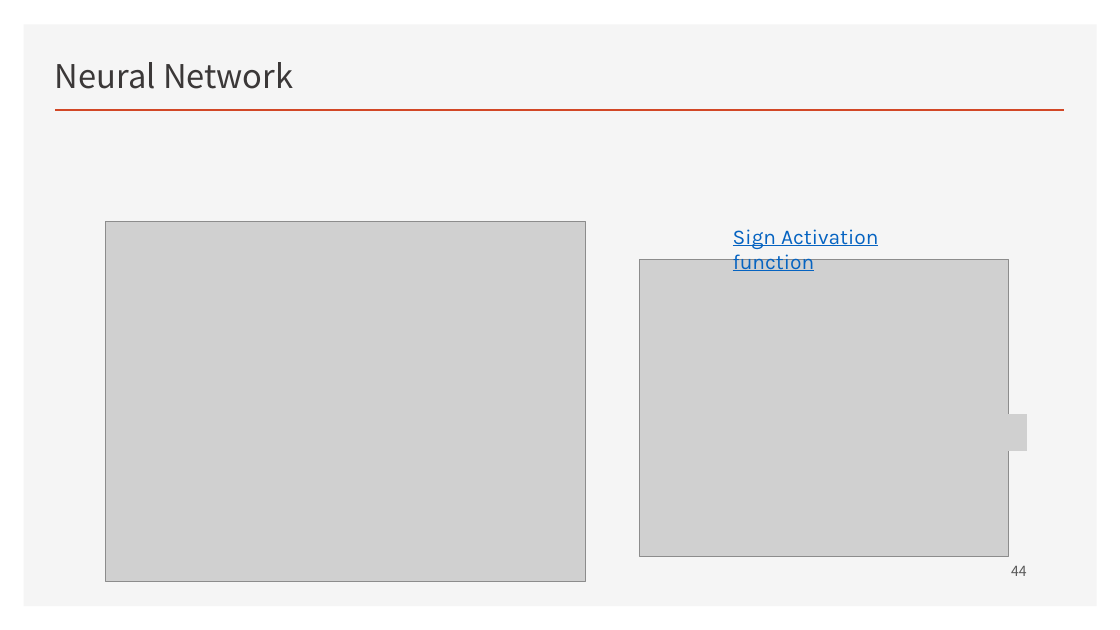
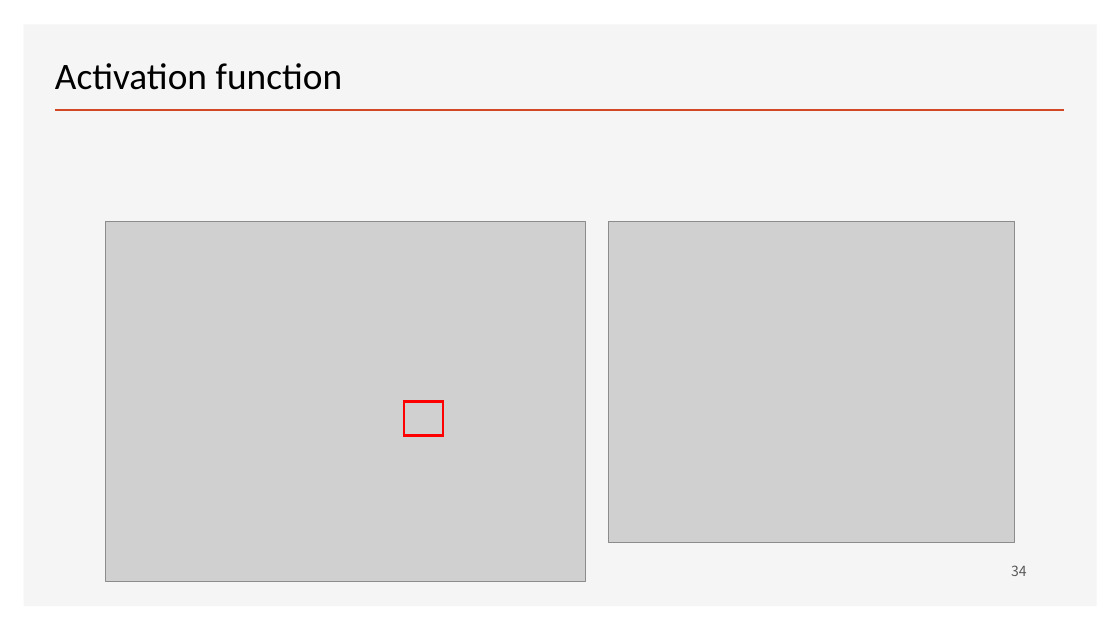
Before and after one commit to ancestor9/mathematics-for-machine-learning, a slide deck: slide 34 of w4_Perceptron_Regression.pptx (slide 44 before the commit). Drawn at 1120x630 pixels with LibreOffice and Linux fonts; fonts in the diff are those of the drawing; grey boxes stand for pictures; background and template pictures are left out. Boxes give left, top, right and bottom in pixels: in the first picture for what was removed or moved away, otherwise in the second. Text is boxed around its words. In the diff, an @@ line names an element or a change of style, - is before the commit and + after.

```diff
--- a/w4_Perceptron_Regression.pptx
+++ b/w4_Perceptron_Regression.pptx
@@ text at (55, 63, 342, 90): text changed; size 28 to 32 pt; font Noto Sans CJK KR to Calibri; text colour #3B3838 to #000000 @@
-Neural Network
+Activation function
@@ picture: place and size @@
-picture at (639, 260, 1009, 557)
+picture at (608, 222, 1014, 543)
@@ text removed at (733, 229, 878, 271) @@
-Sign Activation function
@@ picture removed at (737, 271, 812, 308) @@
@@ rectangle added at (404, 402, 443, 435), outline #FF0000 2.25 pt @@
@@ picture removed at (953, 414, 1028, 451) @@
@@ page number at (1011, 565, 1027, 576): text changed @@
-44
+34
```
Also in this commit, not shown: 13 other slides changed, 2 slides added, 22 slides removed.
